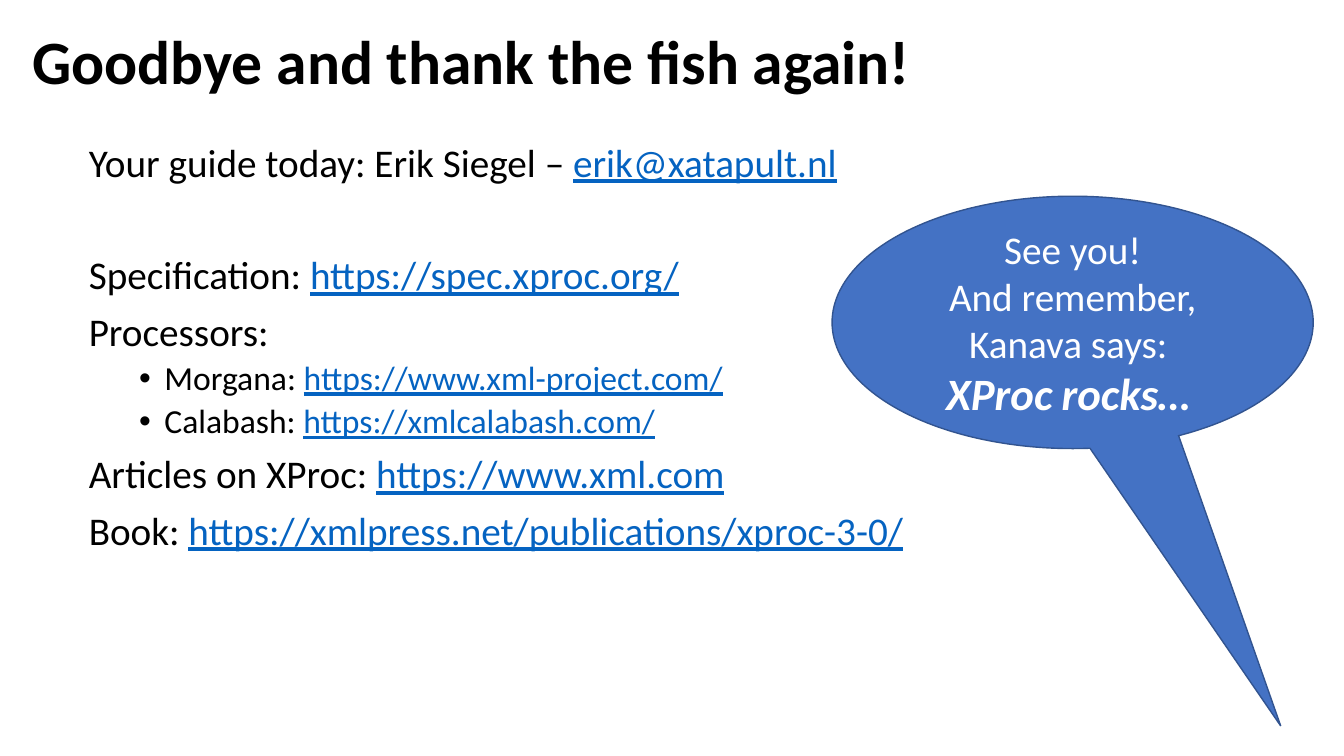
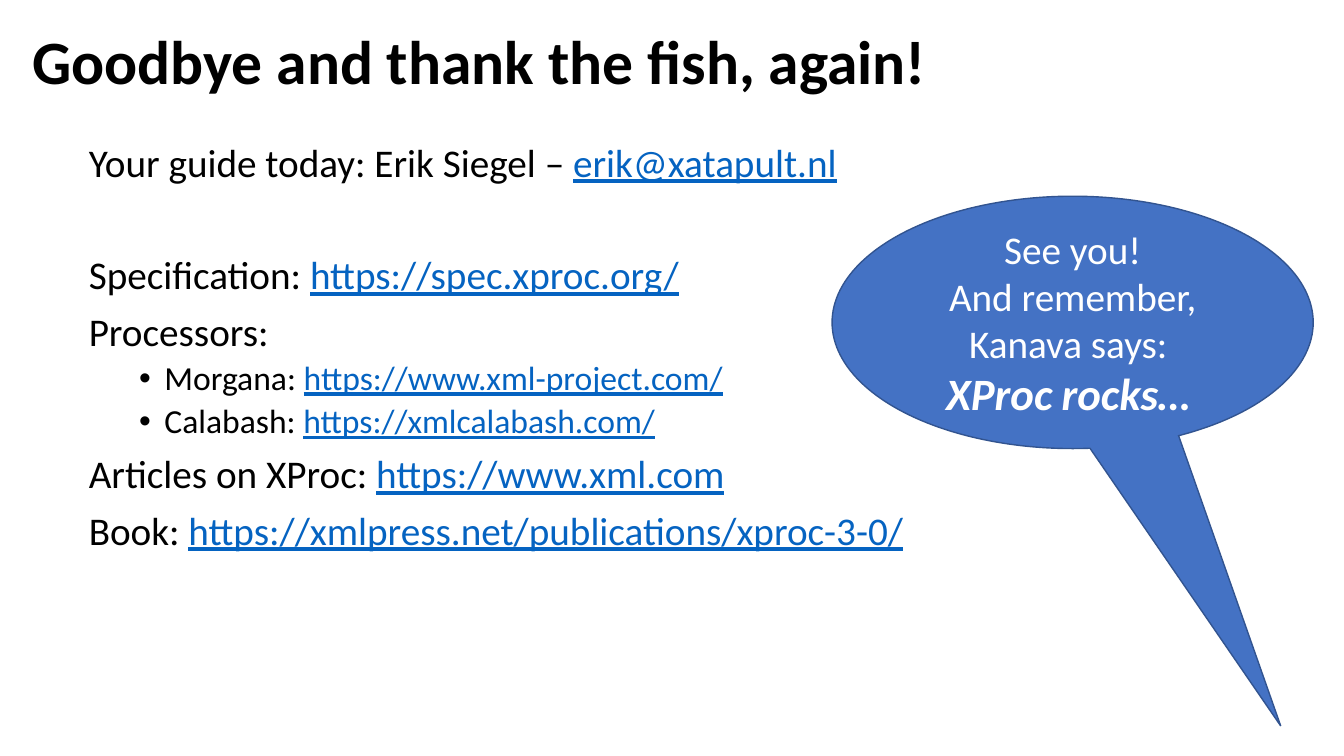
Before and after one commit to xatapult/markupuk-2020, a slide deck: slide 20 of 101-B/presentation/markupuk-2020-101-B.pptx (slide 9 before the commit). Drawn at 1344x756 pixels with LibreOffice and Linux fonts; fonts in the diff are those of the drawing; background and template pictures are left out. Boxes give left, top, right and bottom in pixels: in the first picture for what was removed or moved away, otherwise in the second. Text is boxed around its words. In the diff, an @@ line names an element or a change of style, - is before the commit and + after.

```diff
--- a/101-B/presentation/markupuk-2020-101-B.pptx
+++ b/101-B/presentation/markupuk-2020-101-B.pptx
@@ title at (x1=32, y1=40, x2=926, y2=95): text changed @@
-Goodbye and thank the fish again!
+Goodbye and thank the fish, again!
```
Also in this commit, not shown: 2 other slides changed, 11 slides added, 13 other files.
